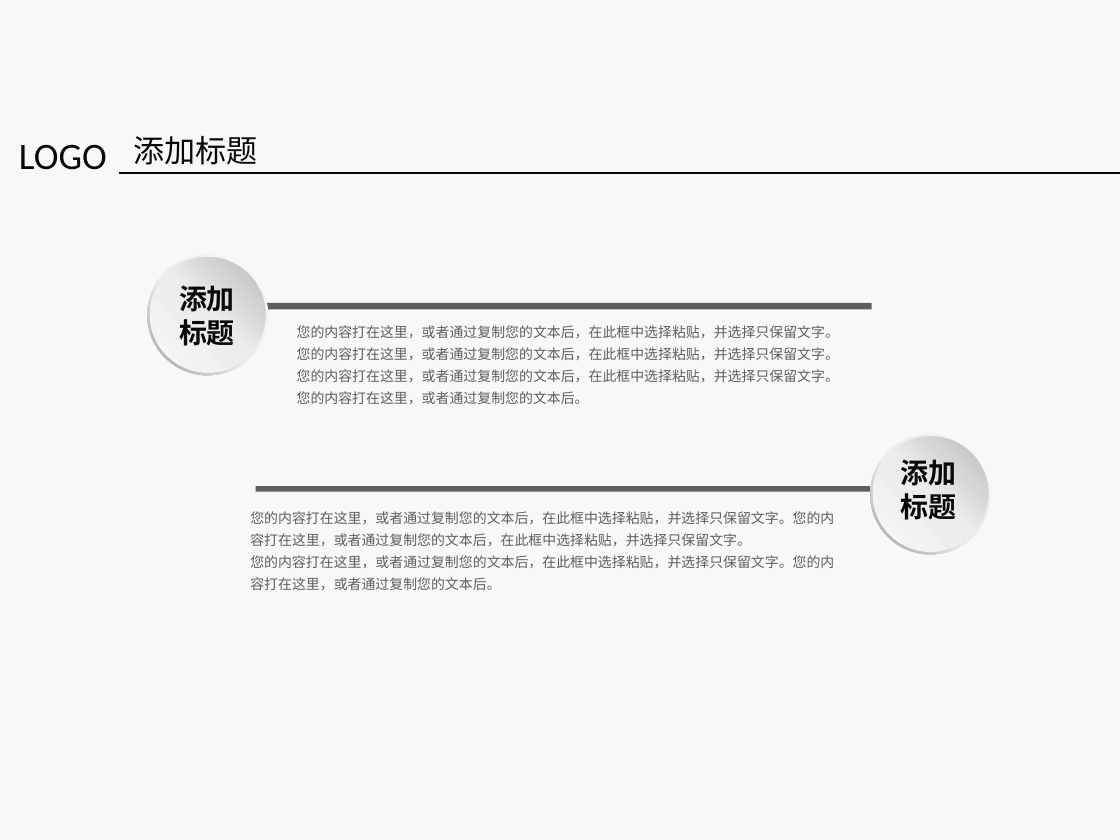
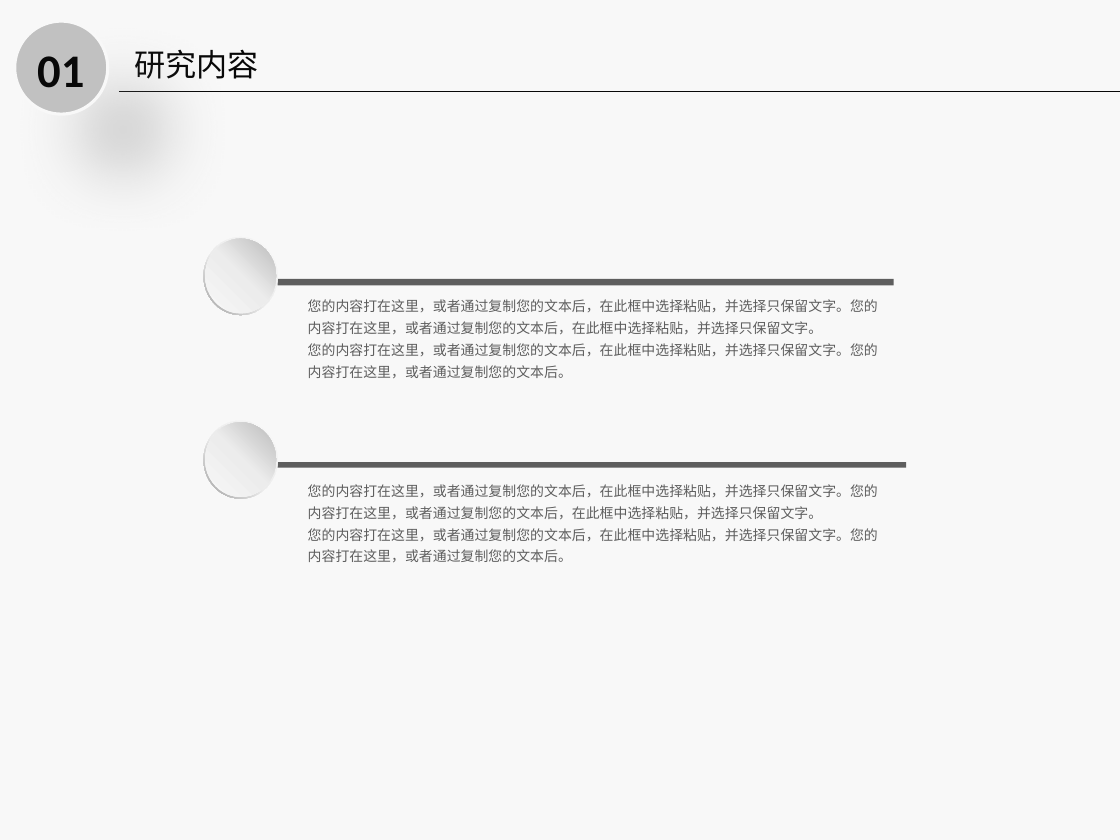
Before and after one commit to Junior888/paper, a slide deck: slide 8 of 论文答辩.pptx (slide 7 before the commit). Drawn at 1120x840 pixels with LibreOffice and Linux fonts; fonts in the diff are those of the drawing; background and template pictures are left out. Boxes give left, top, right and bottom in pixels: in the first picture for what was removed or moved away, otherwise in the second. Text is boxed around its words. In the diff, an @@ line names an element or a change of style, - is before the commit and + after.

```diff
--- a/论文答辩.pptx
+++ b/论文答辩.pptx
@@ ellipse added at [15,21,108,113], fill #C1C1C1, outline #F8F8F8 1.5 pt @@
@@ text added at [37,56,84,88], 22.5 pt, text #080808, bold @@
+01
@@ text at [135,49,259,79]: text changed @@
-添加标题
+研究内容
@@ line moved from (119, 173) - (1120, 173) to (119, 91) - (1120, 91) @@
@@ text removed at [19,144,107,170] @@
-LOGO
@@ donut: place and size @@
-donut at [148,254,269,375]
+donut at [203,237,278,315]
@@ ellipse: place and size @@
-ellipse at [149,257,264,372]
+ellipse at [205,239,276,314]
@@ text removed at [179,285,235,346] @@
-添加
-标题
@@ rectangle: place and size @@
-rectangle at [255,303,872,309]
+rectangle at [278,279,895,285]
@@ text "您的内容打在这里，或者通过复制您的文本后，在此框中选择粘贴，并选择只保留文字。您的内容打在这里，或者通过复制您的文本后， ..." rewrapped from [297,325,839,404] to [308,299,878,378] @@
@@ donut: place and size @@
-donut at [871,433,992,554]
+donut at [203,421,278,499]
@@ ellipse: place and size @@
-ellipse at [872,436,987,551]
+ellipse at [205,423,276,497]
@@ rectangle: place and size @@
-rectangle at [255,487,884,493]
+rectangle at [278,461,906,467]
@@ text "您的内容打在这里，或者通过复制您的文本后，在此框中选择粘贴，并选择只保留文字。您的内容打在这里，或者通过复制您的文本后， ..." rewrapped from [250,511,834,590] to [308,484,878,562] @@
@@ text removed at [901,459,957,520] @@
-添加
-标题
```
Also in this commit, not shown: 8 other slides changed, 7 slides added, 1 other file.
